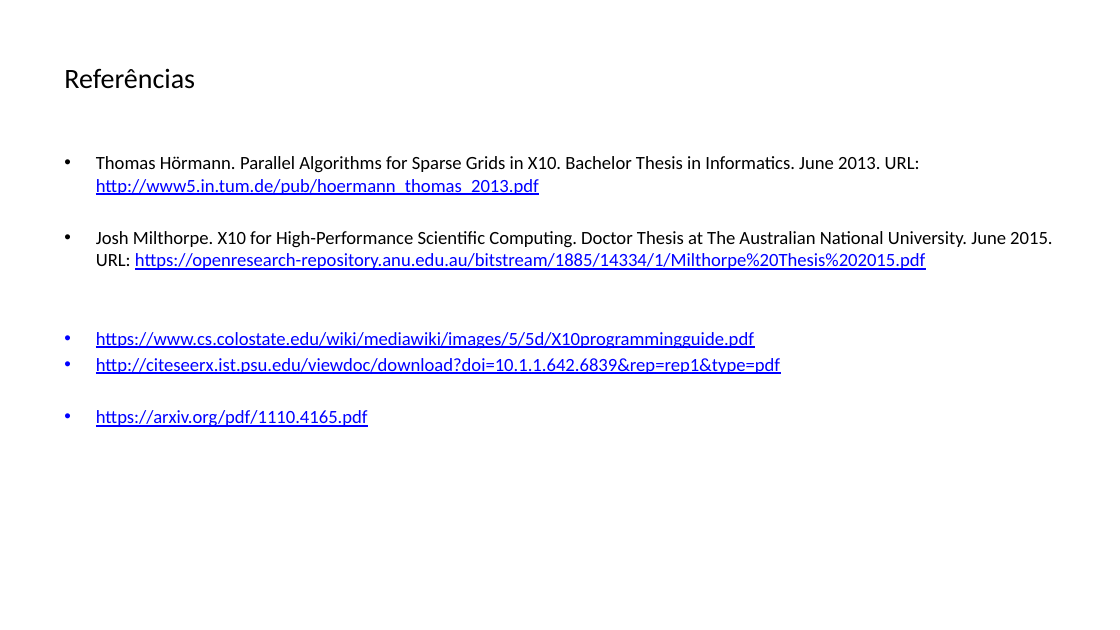
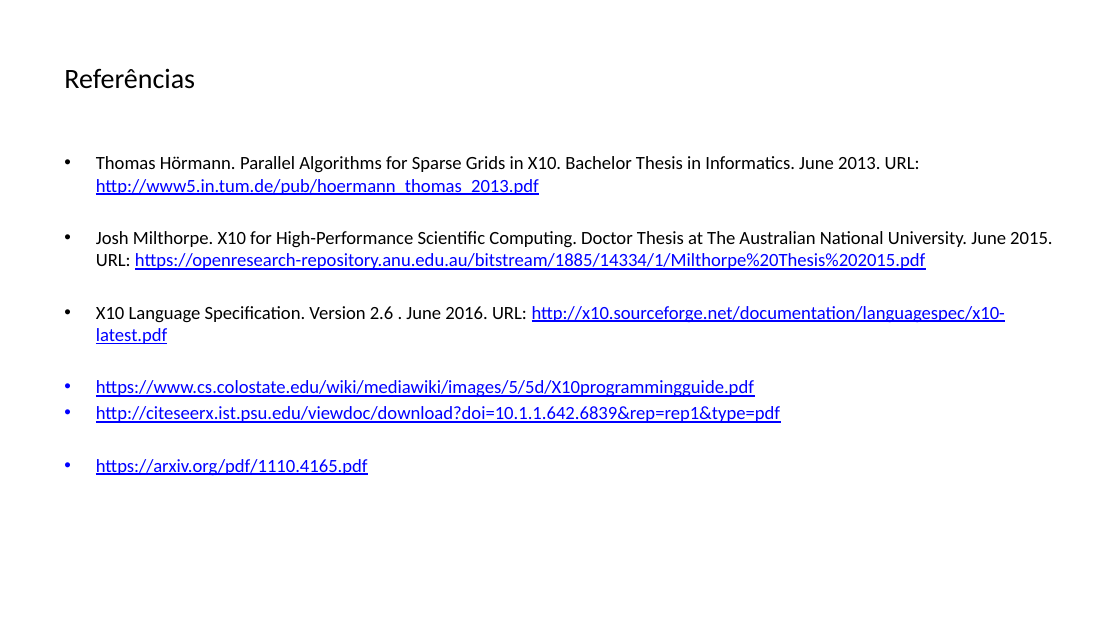
Before and after one commit to lquatrin/inf2591, a slide deck: slide 29 of x10.pptx (slide 27 before the commit). Drawn at 1120x630 pixels with LibreOffice and Linux fonts; fonts in the diff are those of the drawing. Boxes give left, top, right and bottom in pixels: in the first picture for what was removed or moved away, otherwise in the second. Text is boxed around its words. In the diff, an @@ line names an element or a change of style, - is before the commit and + after.

```diff
--- a/x10.pptx
+++ b/x10.pptx
@@ text at [96, 306, 1005, 344]: paragraph added @@
+• X10 Language Specification. Version 2.6 . June 2016. URL: http://x10.sourceforge.net/documentation/languagespec/x10-latest.pdf
```
Also in this commit, not shown: 2 other slides changed, 2 slides added.
